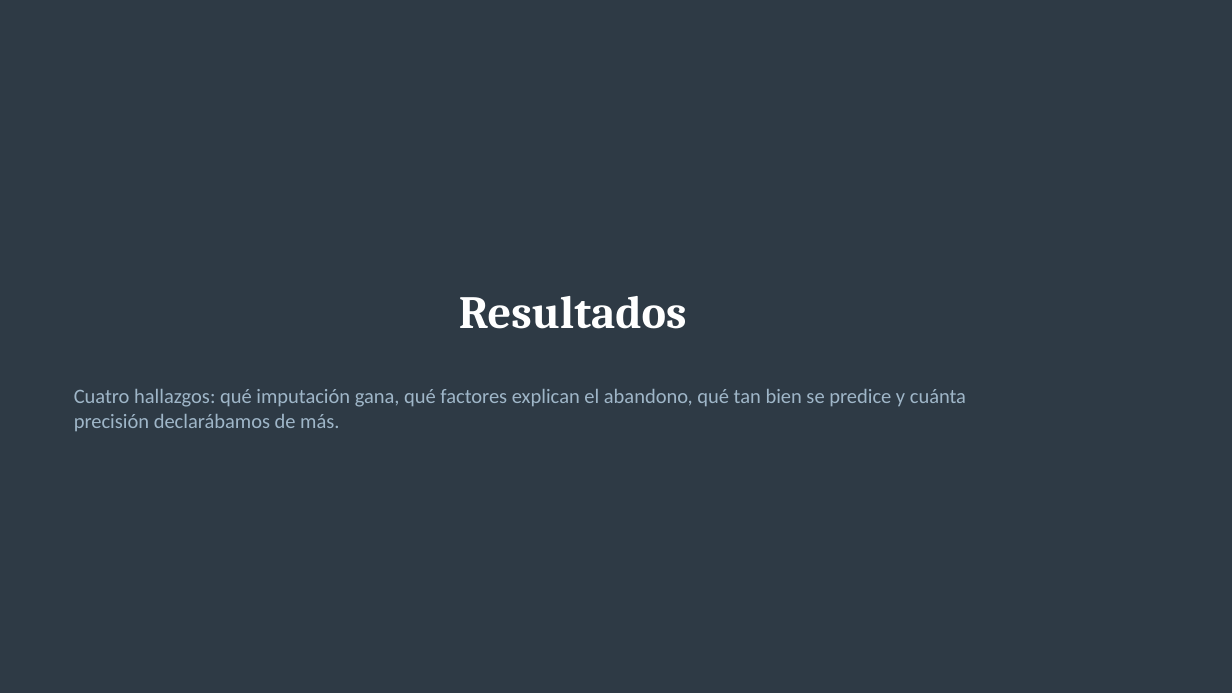
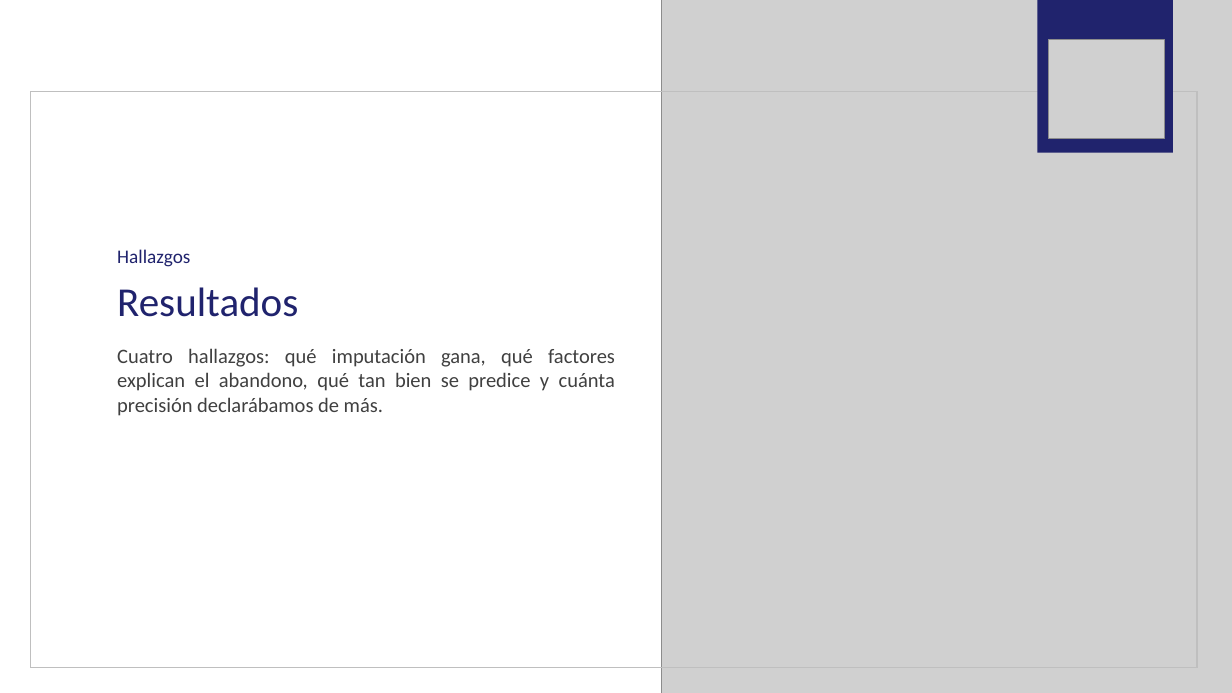
Before and after one commit to santunez75/analisis-desercion, a slide deck: slide 7 of S3/presentacion/Sumativa3_Presentacion_Grupo4.pptx. Drawn at 1232x693 pixels with LibreOffice and Linux fonts; fonts in the diff are those of the drawing; grey boxes stand for pictures. Boxes give left, top, right and bottom in pixels: in the first picture for what was removed or moved away, otherwise in the second. Text is boxed around its words. In the diff, an @@ line names an element or a change of style, - is before the commit and + after.

```diff
--- a/S3/presentacion/Sumativa3_Presentacion_Grupo4.pptx
+++ b/S3/presentacion/Sumativa3_Presentacion_Grupo4.pptx
@@ background #2E3A45 to #FFFFFF @@
@@ picture added at <box>662,0,1232,693</box> @@
@@ rectangle added at <box>1038,0,1173,152</box>, fill #20236D @@
@@ picture added at <box>1049,40,1165,138</box> @@
@@ rectangle added at <box>30,91,1198,667</box>, outline #BFBFBF 1 pt @@
@@ text "Hallazgos": place and size @@
-text "Hallazgos" at <box>74,389,966,431</box>
+text "Hallazgos" at <box>117,249,615,416</box>
@@ text at <box>117,249,298,317</box>: paragraphs added @@
+Hallazgos
+Resultados
@@ title removed at <box>459,296,687,329</box> @@
-Resultados
@@ text at <box>117,348,615,416</box>: text colour #9FB6C8 to #404040 in "Cuatro hallazgos: qué imputación gana, qué factores ..."; alignment left to justified; more space between paragraphs @@
```
Also in this commit, not shown: 13 other slides changed, 1 slide added.
